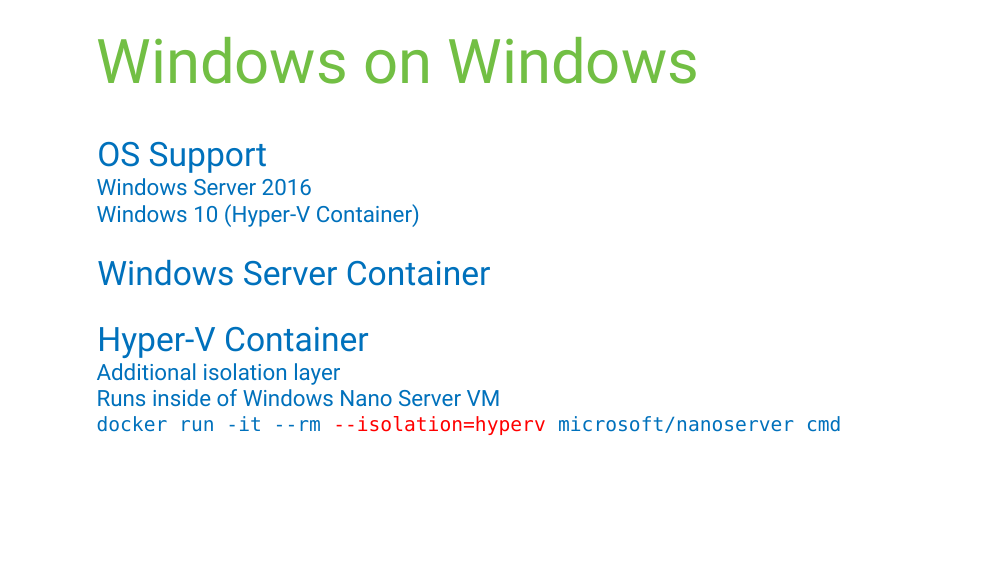
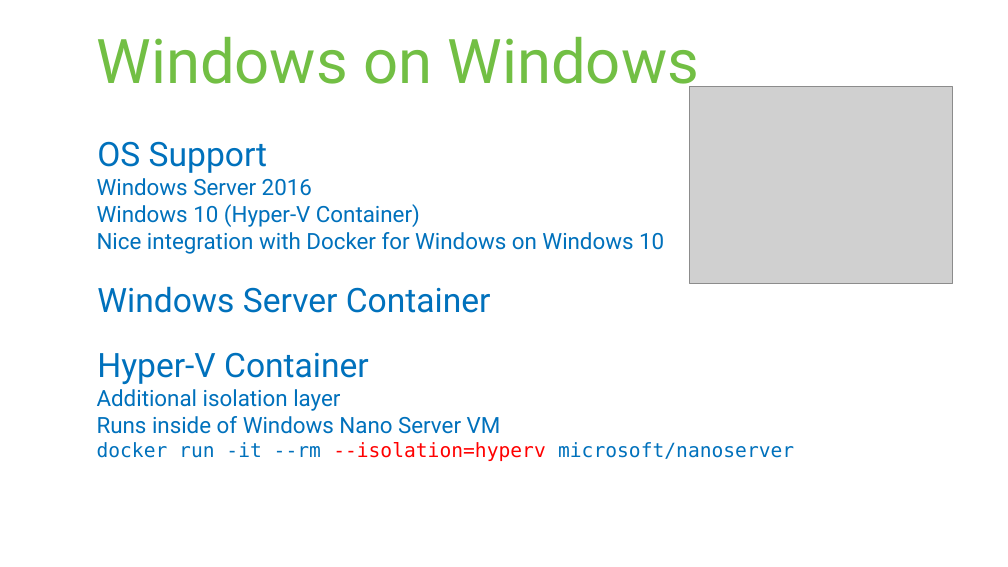
Before and after one commit to rstropek/DockerVS2015Intro, a slide deck: slide 15 of slides/Containers-Microsoft-Universe.pptx. Drawn at 1008x567 pixels with LibreOffice and Linux fonts; fonts in the diff are those of the drawing; grey boxes stand for pictures. Boxes give left, top, right and bottom in pixels: in the first picture for what was removed or moved away, otherwise in the second. Text is boxed around its words. In the diff, an @@ line names an element or a change of style, - is before the commit and + after.

Commit message:
Update Windows slides

```diff
--- a/slides/Containers-Microsoft-Universe.pptx
+++ b/slides/Containers-Microsoft-Universe.pptx
@@ picture added at box(689, 86, 952, 283) @@
@@ text at box(97, 232, 664, 254): paragraph added @@
+  Nice integration with Docker for Windows on Windows 10
@@ text at box(97, 442, 794, 461): text changed @@
-  docker run -it --rm --isolation=hyperv microsoft/nanoserver cmd
+  docker run -it --rm --isolation=hyperv microsoft/nanoserver
```
Also in this commit, not shown: 5 other slides changed, 1 slide added, 1 other file.
